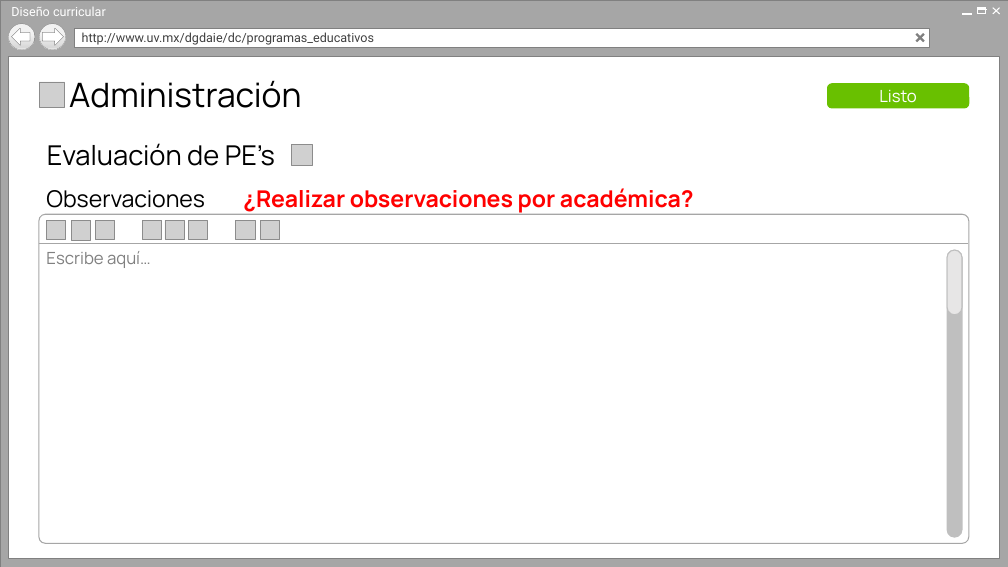
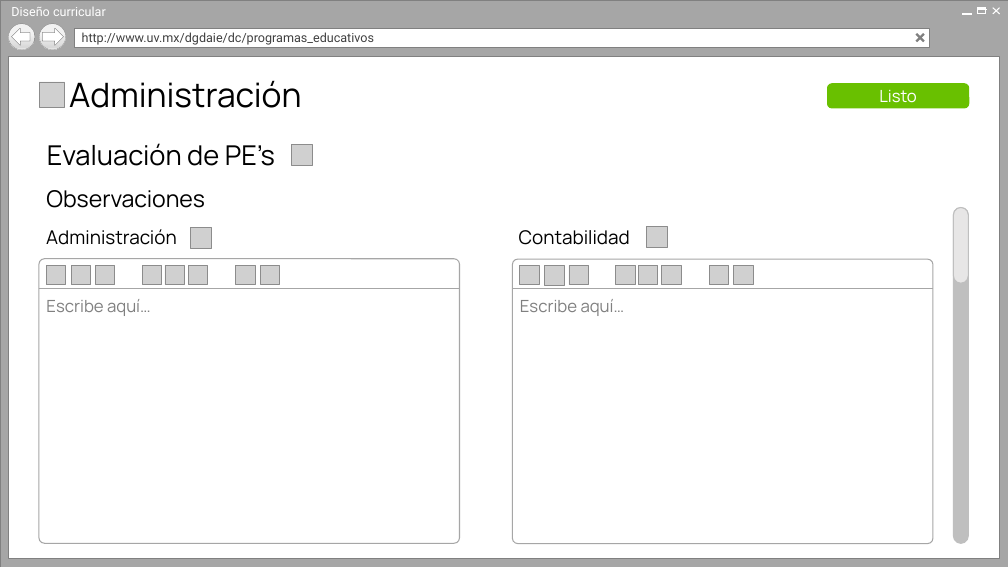
Before and after one commit to Senzho/DISENO_CURRICULAR_SS_05_2019, a slide deck: slide 17 of Diseño/Prototipos V2.pptx. Drawn at 1008x567 pixels with LibreOffice and Linux fonts; fonts in the diff are those of the drawing; grey boxes stand for pictures; background and template pictures are left out. Boxes give left, top, right and bottom in pixels: in the first picture for what was removed or moved away, otherwise in the second. Text is boxed around its words. In the diff, an @@ line names an element or a change of style, - is before the commit and + after.

```diff
--- a/Diseño/Prototipos V2.pptx
+++ b/Diseño/Prototipos V2.pptx
@@ text removed at (243,188,694,213) @@
-¿Realizar observaciones por académica?
@@ rounded rectangle: place and size @@
-rounded rectangle at (948,250,963,538)
+rounded rectangle at (954,207,969,543)
@@ rounded rectangle: place and size @@
-rounded rectangle at (948,250,963,315)
+rounded rectangle at (954,207,969,283)
@@ text added at (46,229,177,245), 18 pt, text #000000 @@
+Administración
@@ picture added at (191,228,212,249) @@
@@ text added at (519,230,630,245), 18 pt, text #000000 @@
+Contabilidad
@@ picture added at (647,227,668,248) @@
@@ rounded rectangle: place and size @@
-rounded rectangle at (39,214,969,543)
+rounded rectangle at (39,259,459,543)
@@ 8 pictures: place and size @@
-8 pictures at (46,220,280,240)
+8 pictures at (46,265,280,285)
@@ group added at (512,259,933,544): 8 pictures, 1 rounded rectangle, 1 text, 1 line @@
+Escribe aquí…
@@ text "Escribe aquí…": place and size @@
-text "Escribe aquí…" at (46,251,151,268)
+text "Escribe aquí…" at (46,299,151,316)
@@ line moved from (39, 243) - (969, 243) to (39, 288) - (459, 288) @@
```
Also in this commit, not shown: 2 other slides changed.
